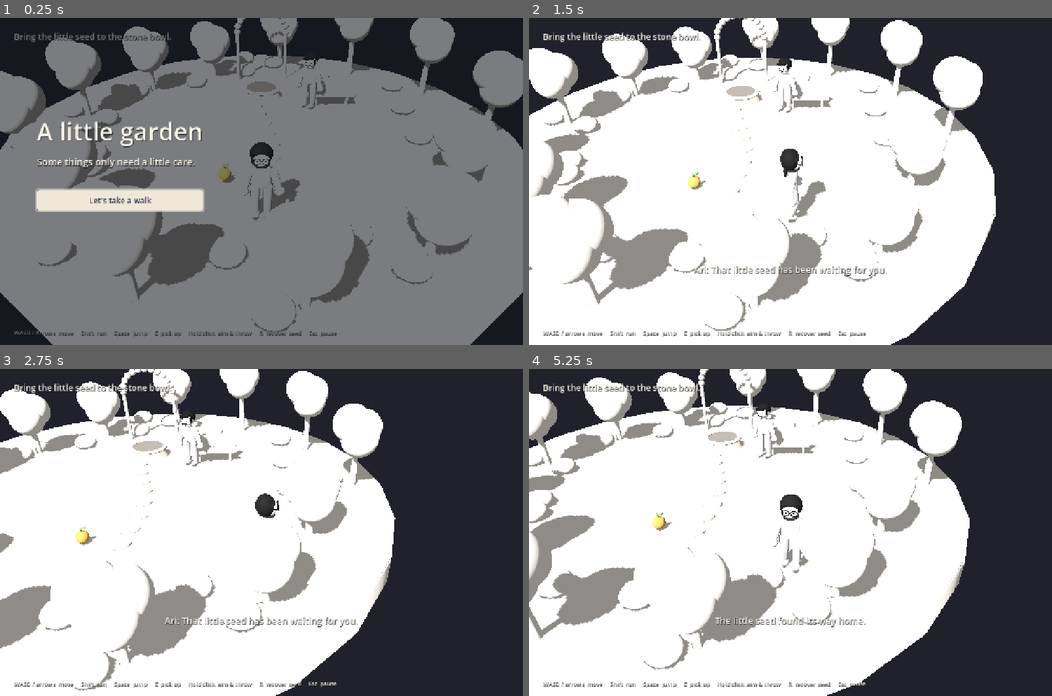
Above: before the commit, frames 1-4 (two rows, left to right).
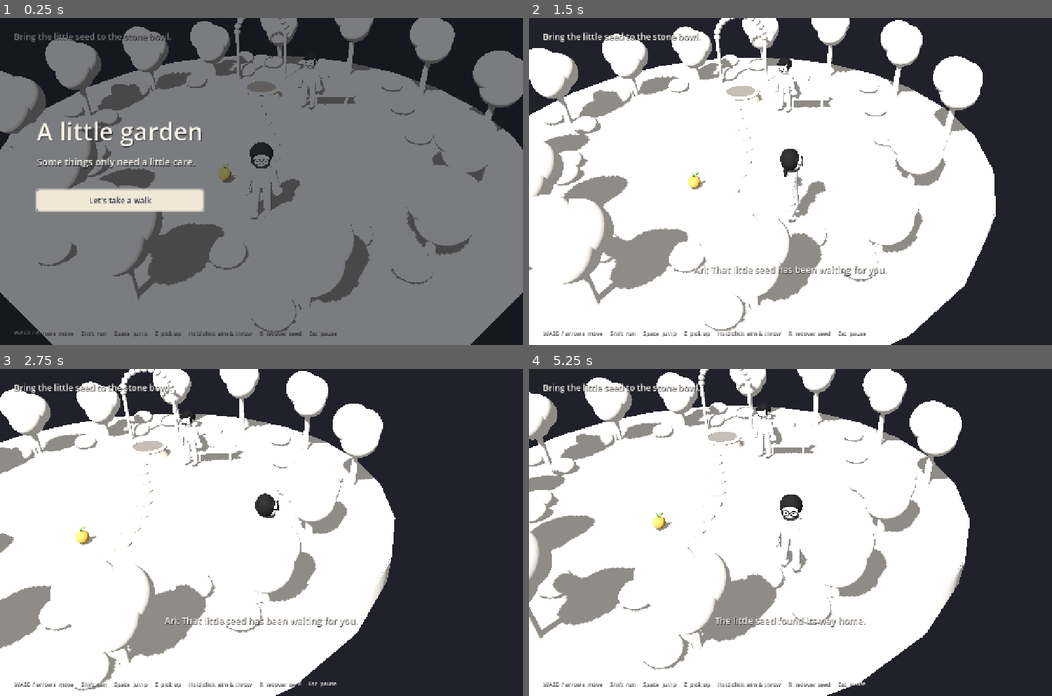
Above: after the commit, the same moments.

Repository: DancingPumpkin65/little-garden
Game: Godot game, scene res://main.tscn
Same seed, same stepped clock (60 frames per second), same inputs: the game is played once before the commit and once after it.
Inputs (mouse positions are in pixels of both pictures, inside the frame that each line leads up to):
- Up to frame 1 (0.25 s): no input
- Up to frame 2 (1.5 s): tap Enter at 0.5 s; move the mouse to (905, 165) at 0.52 s; hold D 0.53-1.25 s; tap E at 0.6 s; click (905, 165) at 0.67 s; tap Space at 0.77 s; drag from (685, 197) to (764, 246) at 1.27 s
- Up to frame 3 (2.75 s): move the mouse to (313, 460) at 2.02 s; hold D from 2.03 s (still down); hold Shift from 2.03 s (still down)
- Up to frame 4 (5.25 s): release D at 2.75 s; release Shift at 2.75 s; drag from (764, 597) to (633, 483) at 2.77 s; move the mouse to (947, 581) at 3.52 s; hold A 3.53-4.25 s; tap R at 3.6 s; tap Space at 3.77 s; drag from (633, 483) to (712, 450) at 4.27 s; move the mouse to (816, 532) at 5.02 s; hold S from 5.03 s (still down); tap E at 5.1 s; click (816, 532) at 5.17 s

The runs differ from the first frame. In frame 1, 0.2% of the frame differs, in the area x 46-63%, y 15-62%; in frame 2, 0.1%; in frame 3, less than 0.1%; in frame 4, 0.2%.

Commit message:
Embed limb roots and relax the parallel leg stance

Diff:
--- a/scripts/character.gd
+++ b/scripts/character.gd
@@ -31,7 +31,7 @@
 	var skin := Shapes.material(Color("f2f2f2"))
 	var ink := Shapes.material(Color("181818"))
 	var coat := Shapes.material(Color("d6d6d6"))
-	var trouser := Shapes.material(Color("cecece"))
+	var trouser := Shapes.material(Color("d6d6d6"))
 	var boots := Shapes.material(Color("c8c8c8"))
 	# A quiet torso silhouette and steadily tapered limbs match the reference body.
 	Shapes.profile(visual, [Vector3(1.26, 0.001, 0.001), Vector3(1.26, 0.28, 0.16), Vector3(1.267, 0.303, 0.183), Vector3( …(368 unchanged characters)…
@@ -64,7 +64,7 @@
 		var arm: Node3D = pair[0]
 		var side: float = pair[1]
 		visual.add_child(arm)
-		arm.position = Vector3(side * 0.35, 1.91, 0)
+		arm.position = Vector3(side * 0.29, 1.91, 0)
 		var arm_mesh := Shapes.profile(arm, [Vector3(-0.91, 0.001, 0.001), Vector3(-0.902, 0.05, 0.05), Vector3(-0.885, 0.087 …(408 unchanged characters)…
 		arm_rigs.append(arm_mesh.get_node(arm_mesh.skeleton) as Skeleton3D)
 		var elbow := Node3D.new()
@@ -76,8 +76,10 @@
 		var leg: Node3D = pair[0]
 		var side: float = pair[1]
 		visual.add_child(leg)
-		leg.position = Vector3(side * 0.21, 1.27, 0)
-		var leg_mesh := Shapes.profile(leg, [Vector3(-1.125, 0.001, 0.001), Vector3(-1.12, 0.055, 0.06), Vector3(-1.105, 0.095, 0.103), Vector3(-1.08, 0.118, 0.126), Vector3(-1.05, 0.126, 0.134), Vector3(-0.90, 0.134, 0.142), Vector3(-0.75, 0.142, 0.15), Vector3(-0.62, 0.149, 0.157), Vector3(-0.54, 0.153, 0.161), Vector3(-0.46, 0.157, 0.165), Vector3(-0.30, 0.165, 0.173), Vector3(-0.10, 0.175, 0.183), Vector3(-0.04, 0.178, 0.186), Vector3(0.01, 0.168, 0.176), Vector3(0.055, 0.137, 0.145), Vector3(0.085, 0.087, 0.093), Vector3(0.10, 0.001, 0.001)], trouser, 0.55)
+		leg.position = Vector3(side * 0.165, 1.27, 0)
+		leg.rotation.z = side * 0.055
+		leg.rotation.y = side * 0.04
+		var leg_mesh := Shapes.profile(leg, [Vector3(-1.125, 0.001, 0.001), Vector3(-1.12, 0.055, 0.06), Vector3(-1.105, 0.095, 0.103), Vector3(-1.08, 0.118, 0.126), Vector3(-1.05, 0.126, 0.134), Vector3(-0.90, 0.134, 0.142), Vector3(-0.75, 0.142, 0.15), Vector3(-0.62, 0.149, 0.157), Vector3(-0.54, 0.153, 0.161), Vector3(-0.46, 0.157, 0.165), Vector3(-0.30, 0.165, 0.173), Vector3(-0.10, 0.175, 0.183), Vector3(0.02, 0.18, 0.188), Vector3(0.08, 0.178, 0.186), Vector3(0.14, 0.15, 0.157), Vector3(0.18, 0.095, 0.101), Vector3(0.20, 0.001, 0.001)], trouser, 0.55)
 		leg_rigs.append(leg_mesh.get_node(leg_mesh.skeleton) as Skeleton3D)
 		var knee := Node3D.new()
 		leg.add_child(knee)
--- a/tests/character_shape.gd
+++ b/tests/character_shape.gd
@@ -21,6 +21,8 @@
 		for i in range(1, heights.size()):
 			assert(radii[heights[i]].x >= radii[heights[i - 1]].x - 0.001, "limb width must taper steadily from hip/shoulder to ankle/wrist")
 			assert(radii[heights[i]].y >= radii[heights[i - 1]].y - 0.001, "limb depth must taper steadily")
+	assert(character.left_arm.position.x > -0.32 and character.right_arm.position.x < 0.32, "shoulder roots must sit inside the torso")
+	assert(character.left_leg.rotation.z < -0.03 and character.right_leg.rotation.z > 0.03, "resting legs must have a slight outward stance")
 	character.gait = PI * 0.5
 	character.animate_pose(1.0, 1.0)
 	assert(character.knees[0].rotation.x < 0.01 and character.knees[1].rotation.x > 0.65, "only the recovering knee folds")
